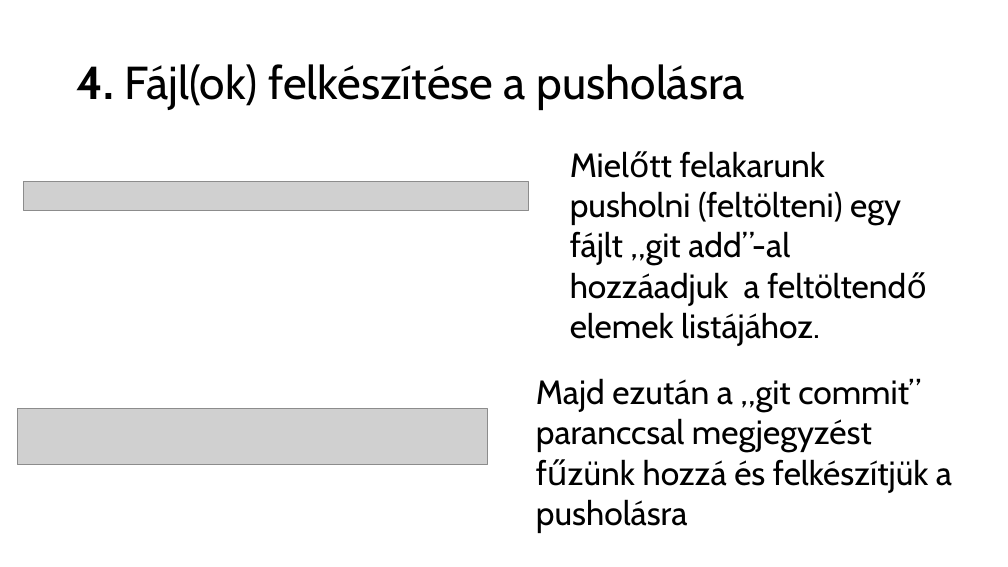
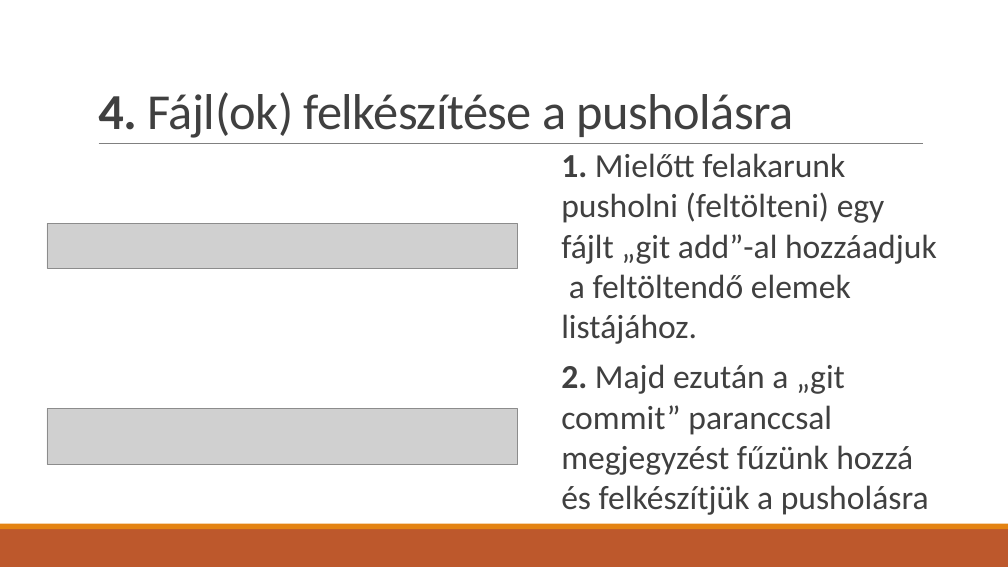
Before and after one commit to BognarBalint/Ikt_Projektmunka_2024-2025_Bogn-r_Roli_Kimi, a slide deck: slide 7 of Git_használat.pptx. Drawn at 1008x567 pixels with LibreOffice and Linux fonts; fonts in the diff are those of the drawing; grey boxes stand for pictures. Boxes give left, top, right and bottom in pixels: in the first picture for what was removed or moved away, otherwise in the second. Text is boxed around its words. In the diff, an @@ line names an element or a change of style, - is before the commit and + after.

```diff
--- a/Git_használat.pptx
+++ b/Git_használat.pptx
@@ title "4. Fájl(ok) felkészítése a pusholásra": place and size @@
-title "4. Fájl(ok) felkészítése a pusholásra" at (77,64,745,110)
+title "4. Fájl(ok) felkészítése a pusholásra" at (98,92,794,138)
@@ title "4. Fájl(ok) felkészítése a pusholásra" at (98,92,794,138): size 44 to 48 pt, font Cabin to Calibri, text colour #000000 to #404040, letter spacing 0 to -0.5 pt; line spacing 0.9 to 0.85; vertical alignment middle to bottom @@
@@ line added from (99, 144) to (923, 144), #808080 0.5 pt @@
@@ text at (561,153,937,344): text changed; font Cabin to Calibri; text colour #000000 to #404040 @@
-Mielőtt felakarunk pusholni (feltölteni) egy fájlt „git add”-al hozzáadjuk a feltöltendő elemek listájához.
+1. Mielőtt felakarunk pusholni (feltölteni) egy fájlt „git add”-al hozzáadjuk a feltöltendő elemek listájához.
@@ picture: place and size @@
-picture at (23,181,529,211)
+picture at (47,223,517,268)
@@ text at (561,364,929,515): text changed; font Cabin to Calibri; text colour #000000 to #404040 @@
-Majd ezután a „git commit” paranccsal megjegyzést fűzünk hozzá és felkészítjük a pusholásra
+2. Majd ezután a „git commit” paranccsal megjegyzést fűzünk hozzá és felkészítjük a pusholásra
@@ picture: place and size @@
-picture at (17,409,488,465)
+picture at (47,409,517,465)
@@ rectangle added at (0,529,1008,567), fill #BD582C @@
@@ rectangle added at (0,524,1008,529), fill #E48312 @@
```
Also in this commit, not shown: 10 other slides changed.
